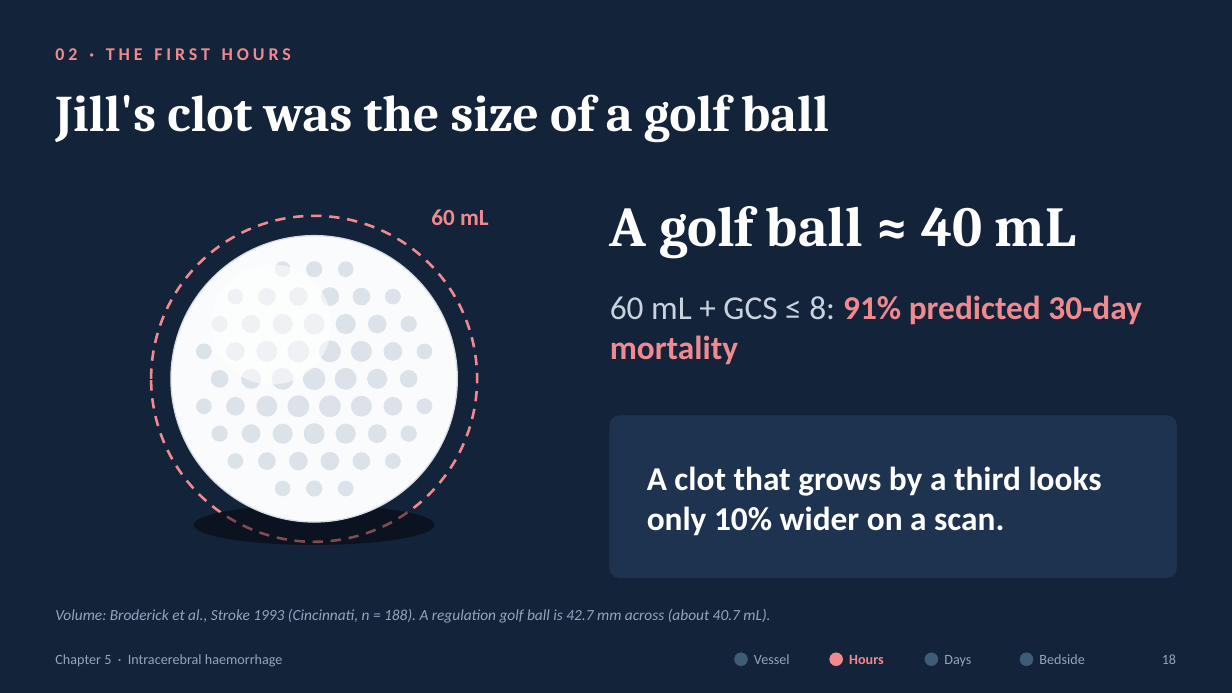
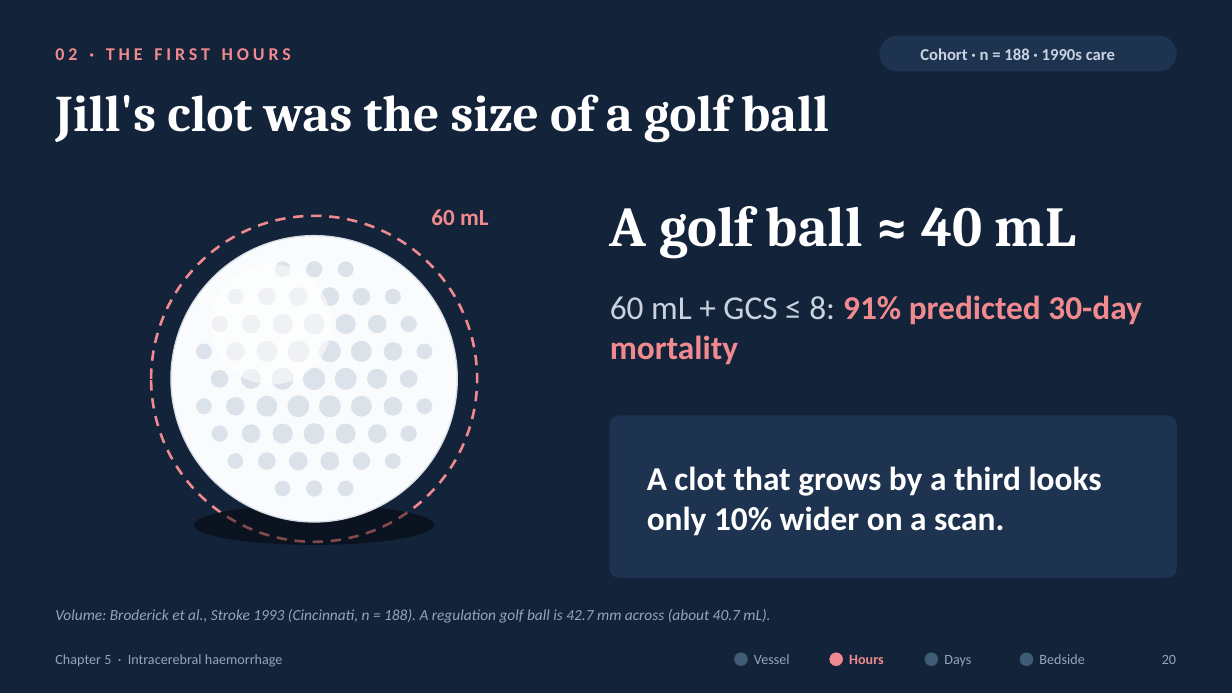
Before and after one commit to fredtom1/fred-Tom-, a slide deck: slide 20 of Chapter5_ICH_Pathophysiology.pptx (slide 18 before the commit). Drawn at 1232x693 pixels with LibreOffice and Linux fonts; fonts in the diff are those of the drawing; background and template pictures are left out. Boxes give left, top, right and bottom in pixels: in the first picture for what was removed or moved away, otherwise in the second. Text is boxed around its words. In the diff, an @@ line names an element or a change of style, - is before the commit and + after.

```diff
--- a/Chapter5_ICH_Pathophysiology.pptx
+++ b/Chapter5_ICH_Pathophysiology.pptx
@@ rounded rectangle added at [880,36,1177,71], fill #1E3350, outline #1E3350 0.5 pt @@
@@ text added at [920,48,1115,60], 13 pt, text #C9D3E0, bold @@
+Cohort · n = 188 · 1990s care
@@ text at [1162,655,1176,664]: text changed @@
-18
+20
```
Also in this commit, not shown: 25 other slides changed, 7 slides added, 16 other files.
